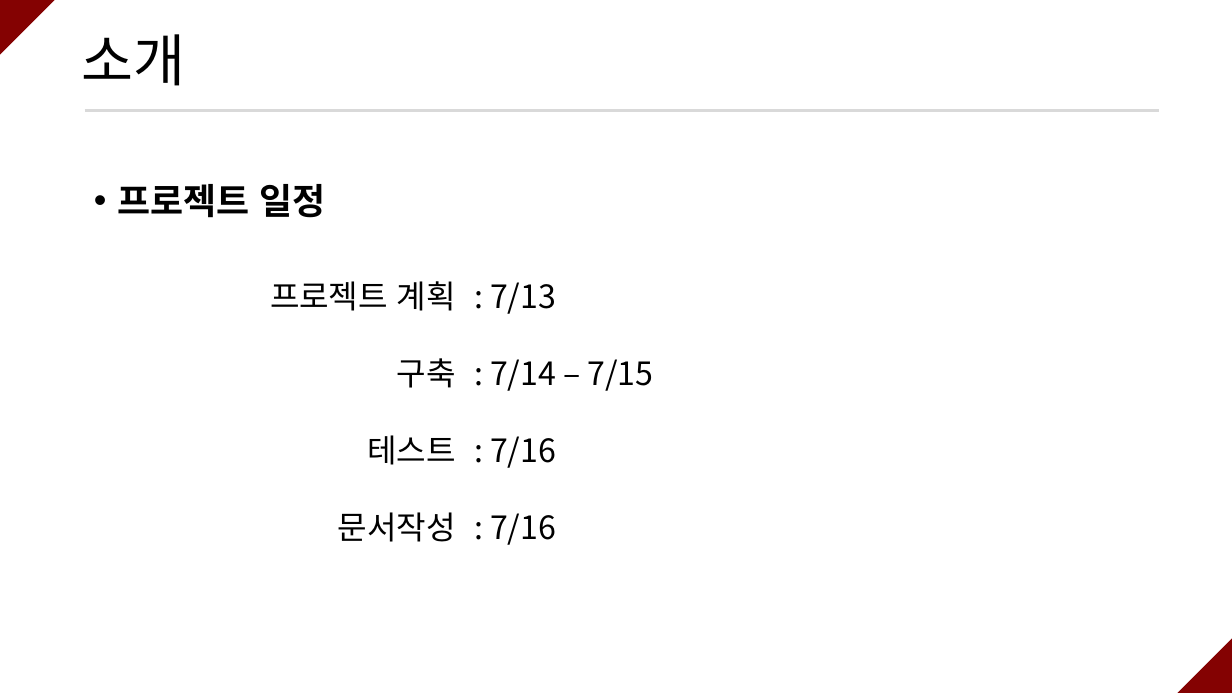
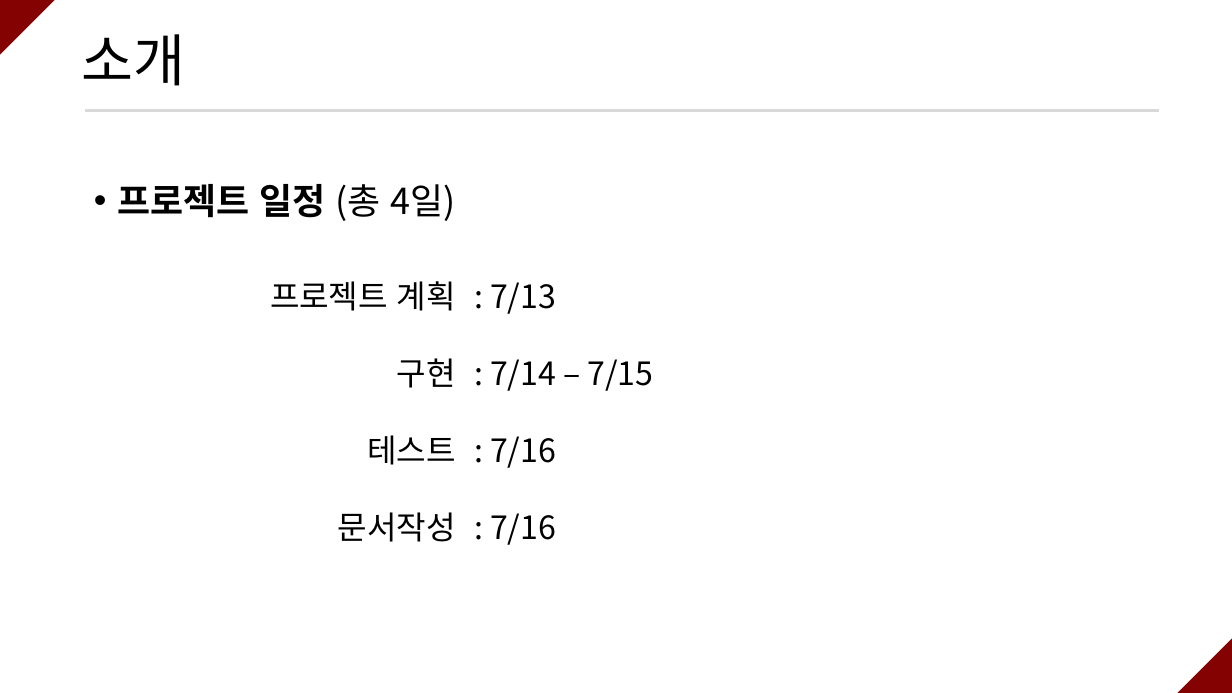
Before and after one commit to ramieeee/self_learning, a slide deck: slide 6 of semi_projects/보안탐지 및 SMS 알람/연람희_보안탐지 및 SMS 알람.pptx (slide 4 before the commit). Drawn at 1232x693 pixels with LibreOffice and Linux fonts; fonts in the diff are those of the drawing. Boxes give left, top, right and bottom in pixels: in the first picture for what was removed or moved away, otherwise in the second. Text is boxed around its words. In the diff, an @@ line names an element or a change of style, - is before the commit and + after.

```diff
--- a/semi_projects/보안탐지 및 SMS 알람/연람희_보안탐지 및 SMS 알람.pptx
+++ b/semi_projects/보안탐지 및 SMS 알람/연람희_보안탐지 및 SMS 알람.pptx
@@ text at [117,184,455,221]: text changed @@
-• 프로젝트 일정
+• 프로젝트 일정 (총 4일)
@@ text at [397,358,456,388]: text changed @@
-구축
+구현
```
Also in this commit, not shown: 14 other slides changed, 4 slides added, 2 slides removed.
